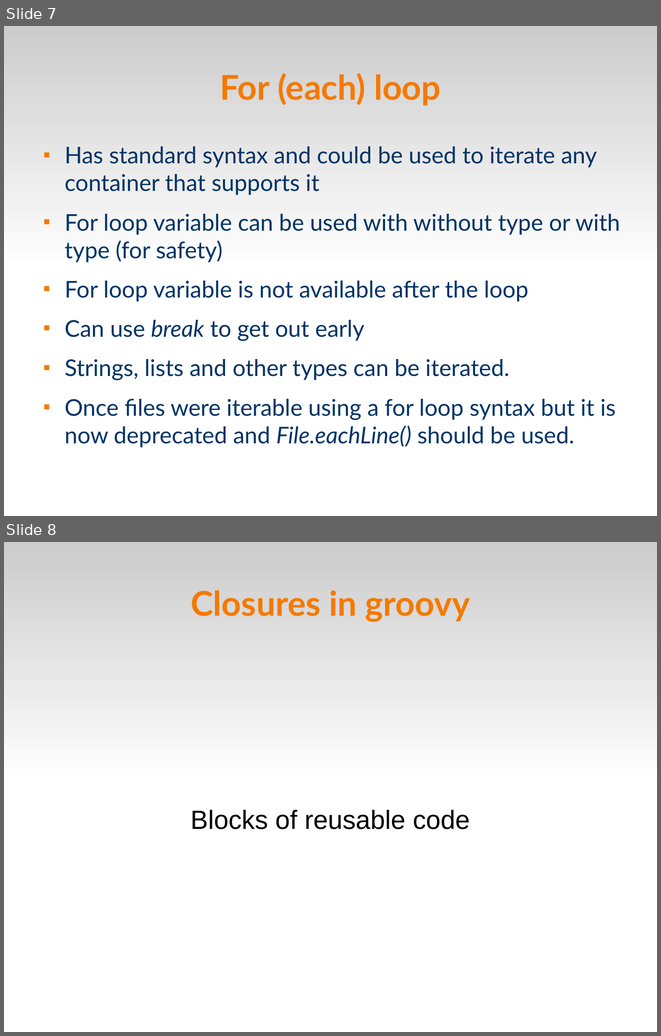
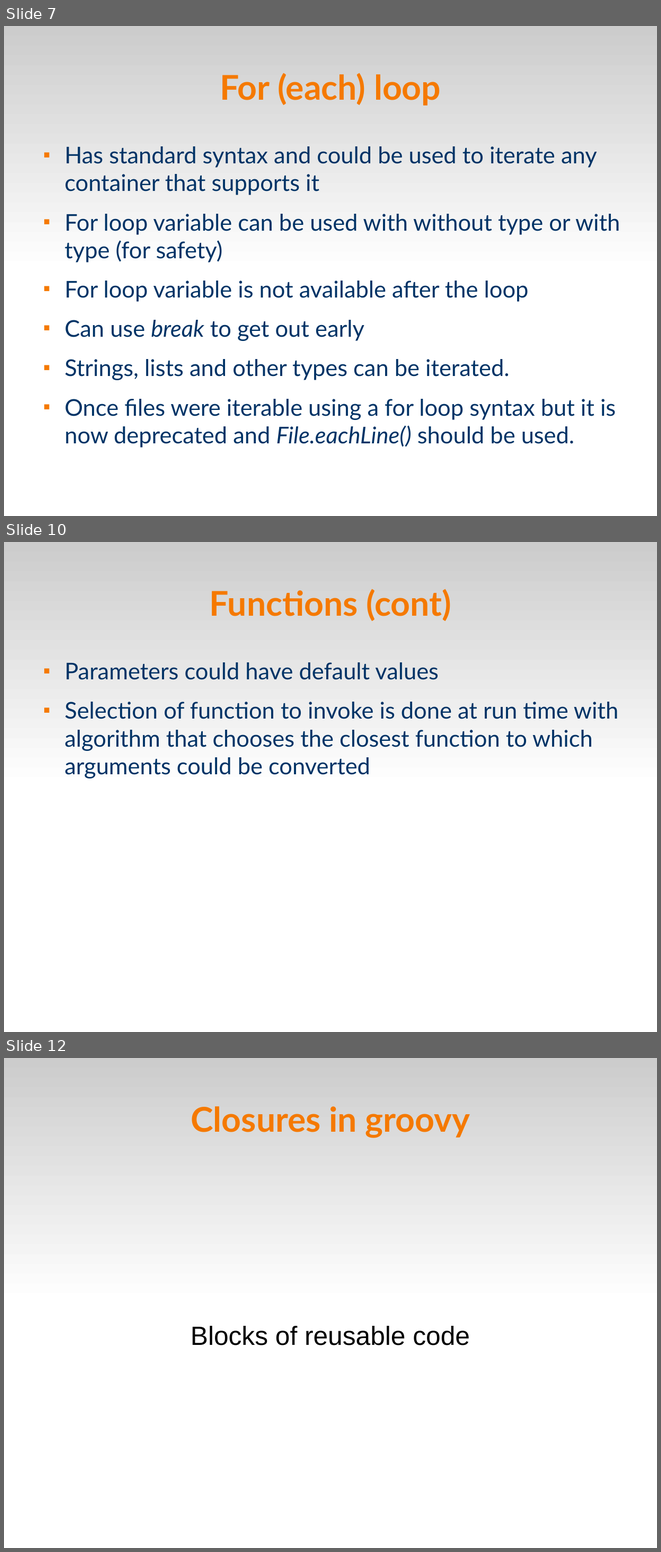
Before and after one commit to veltzer/demos, a slide deck: groovy/groovy.odp. Shown one above the other, each under a label of ours: slides 7 and 8 before the commit, slides 7, 10 and 12 after it; the slides between them are not shown. The pictures are 661x1036 and 661x1552 pixels, drawn with LibreOffice and Linux fonts; fonts in the diff are those of the drawing. Boxes give left, top, right and bottom in pixels: in the first picture for what was removed or moved away, otherwise in the second. Text is boxed around its words. In the diff, an @@ line names an element or a change of style, - is before the commit and + after.

```diff
--- a/groovy/groovy.odp
+++ b/groovy/groovy.odp
@@ slide 10 added at [4,542,657,1032], background #FFFFFF; not listed: 1 template element that a slide beside it also shows @@
@@ title added at [210,589,451,621], 41.4 pt, text #F57900, bold @@
+Functions (cont)
@@ text added at [64,662,618,778], 28 pt, text #003366 @@
+■ Parameters could have default values
+■ Selection of function to invoke is done at run time with algorithm that chooses the closest function to which arguments could be converted
@@ what was slide 8 is now slide 12 @@
```
Also in this commit, not shown: 3 other slides added, 3 other files.
